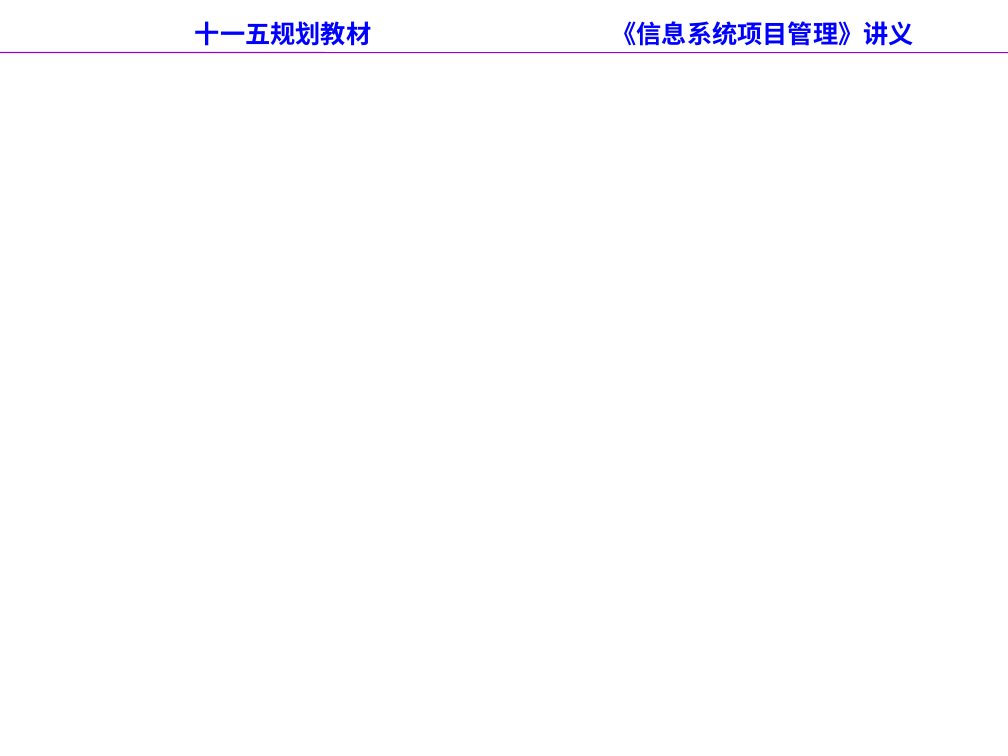
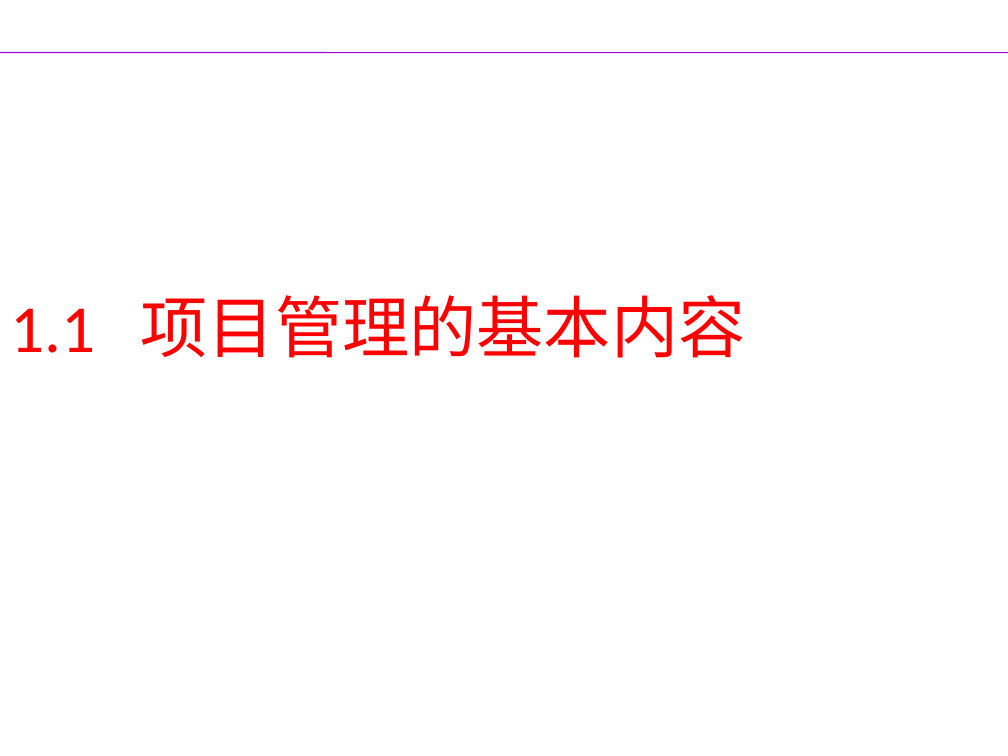
Before and after one commit to yanghui58/project_manager, a slide deck: slide 7 of 左美云_信息系统项目管理（第二版）/第1章 信息系统项目的特点与规划.ppt (slide 5 before the commit). Drawn at 1008x756 pixels with LibreOffice and Linux fonts; fonts in the diff are those of the drawing; background and template pictures are left out. Boxes give left, top, right and bottom in pixels: in the first picture for what was removed or moved away, otherwise in the second. Text is boxed around its words. In the diff, an @@ line names an element or a change of style, - is before the commit and + after.

```diff
--- a/左美云_信息系统项目管理（第二版）/第1章 信息系统项目的特点与规划.ppt
+++ b/左美云_信息系统项目管理（第二版）/第1章 信息系统项目的特点与规划.ppt
@@ title removed at [195, 21, 914, 46] @@
-十一五规划教材 《信息系统项目管理》讲义
@@ title "1.1 项目管理的基本内容" at [10, 295, 746, 358]: font Arial to Calibri, text colour #FFFFFF to #FF0000, bold off; alignment centre to left; line spacing 1 to 0.9 @@
```
Also in this commit, not shown: 52 other slides changed, 3 slides added, 1 slide removed, 9 other files.
